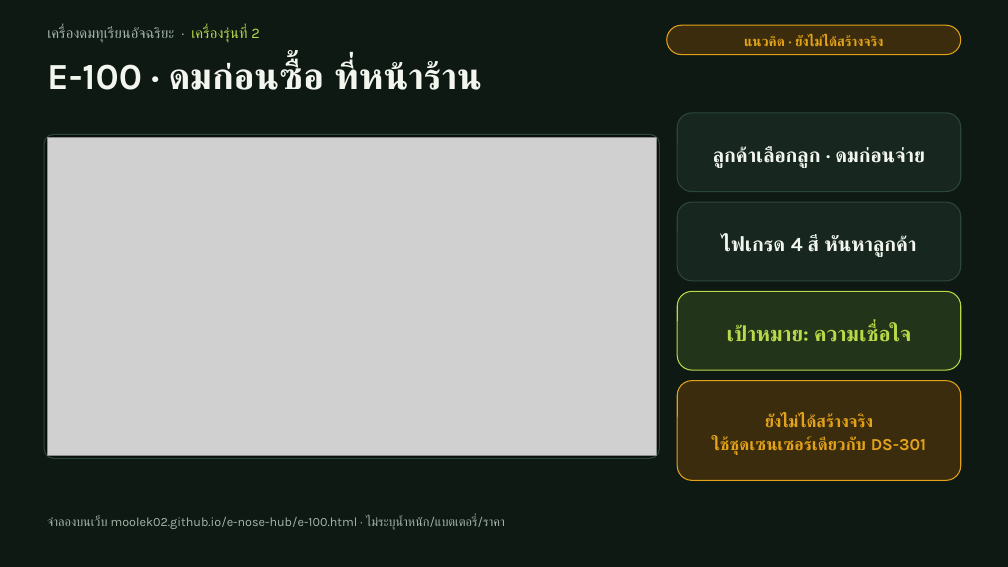
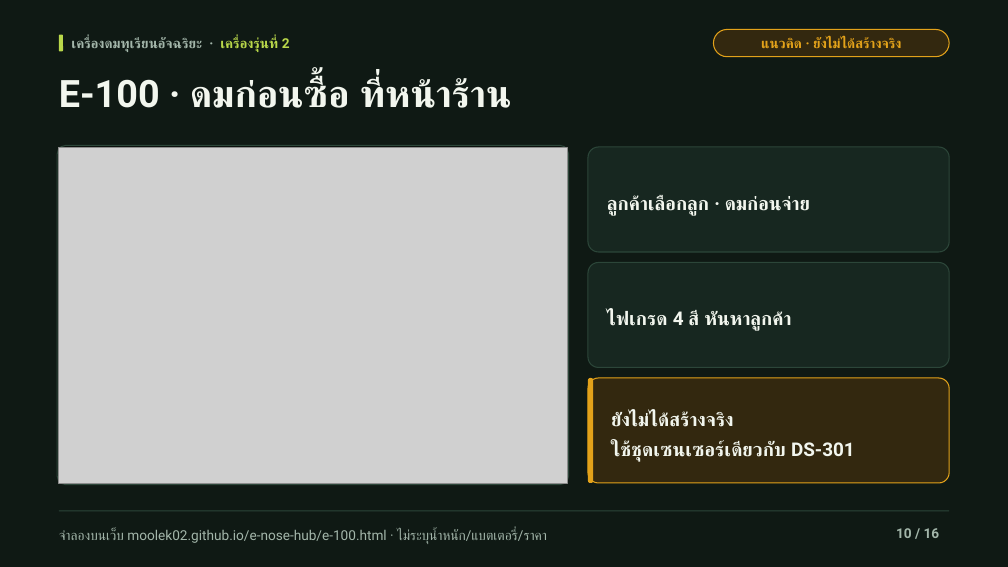
Before and after one commit to moolek02/e-nose-hub, a slide deck: slide 10 of docs/e-nose-pitch-deck-v2.pptx. Drawn at 1008x567 pixels with LibreOffice and Linux fonts; fonts in the diff are those of the drawing; grey boxes stand for pictures. Boxes give left, top, right and bottom in pixels: in the first picture for what was removed or moved away, otherwise in the second. Text is boxed around its words. In the diff, an @@ line names an element or a change of style, - is before the commit and + after.

```diff
--- a/docs/e-nose-pitch-deck-v2.pptx
+++ b/docs/e-nose-pitch-deck-v2.pptx
@@ text "แนวคิด · ยังไม่ได้สร้างจริง": place and size @@
-text "แนวคิด · ยังไม่ได้สร้างจริง" at [744, 35, 884, 46]
+text "แนวคิด · ยังไม่ได้สร้างจริง" at [761, 37, 902, 48]
@@ text "แนวคิด · ยังไม่ได้สร้างจริง" at [761, 37, 902, 48]: font Karla to Roboto; line spacing 1.15 to 1 @@
@@ rounded rectangle: place and size @@
-rounded rectangle at [667, 25, 961, 54]
+rounded rectangle at [714, 29, 950, 57]
@@ rounded rectangle at [714, 29, 950, 57]: fill #3A2C0C to #33280F @@
@@ rounded rectangle added at [59, 35, 64, 51], fill #B9D84A @@
@@ text "เครื่องดมทุเรียนอัจฉริยะ · เครื่องรุ่นที่ 2": place and size @@
-text "เครื่องดมทุเรียนอัจฉริยะ · เครื่องรุ่นที่ 2" at [47, 26, 260, 43]
+text "เครื่องดมทุเรียนอัจฉริยะ · เครื่องรุ่นที่ 2" at [71, 37, 290, 52]
@@ text "เครื่องดมทุเรียนอัจฉริยะ · เครื่องรุ่นที่ 2" at [71, 37, 290, 52]: size 14 to 13 pt, font Karla to Roboto, bold on; line spacing 1.15 to 1; vertical alignment top to middle @@
@@ text "E-100 · ดมก่อนซื้อ ที่หน้าร้าน": place and size @@
-text "E-100 · ดมก่อนซื้อ ที่หน้าร้าน" at [47, 60, 482, 90]
+text "E-100 · ดมก่อนซื้อ ที่หน้าร้าน" at [59, 78, 512, 108]
@@ text "E-100 · ดมก่อนซื้อ ที่หน้าร้าน" at [59, 78, 512, 108]: size 35 to 36 pt, font Karla to Roboto; vertical alignment top to middle @@
@@ rounded rectangle removed at [678, 113, 961, 191] @@
@@ rounded rectangle: place and size @@
-rounded rectangle at [44, 135, 659, 458]
+rounded rectangle at [57, 145, 569, 485]
@@ rounded rectangle at [57, 145, 569, 485]: proportions changed @@
@@ picture: place and size @@
-picture at [47, 138, 656, 455]
+picture at [59, 147, 567, 482]
@@ rounded rectangle at [588, 147, 950, 252]: proportions changed @@
@@ rounded rectangle: place and size @@
-rounded rectangle at [678, 202, 961, 281]
+rounded rectangle at [588, 147, 950, 252]
@@ text "ลูกค้าเลือกลูก · ดมก่อนจ่าย": place and size @@
-text "ลูกค้าเลือกลูก · ดมก่อนจ่าย" at [713, 146, 925, 168]
+text "ลูกค้าเลือกลูก · ดมก่อนจ่าย" at [607, 195, 810, 216]
@@ text "ลูกค้าเลือกลูก · ดมก่อนจ่าย" at [607, 195, 810, 216]: size 19 to 18 pt, font Karla to Roboto; alignment centre to left; line spacing 1.15 to 1.3 @@
@@ rounded rectangle: place and size @@
-rounded rectangle at [678, 291, 961, 370]
+rounded rectangle at [588, 262, 950, 368]
@@ rounded rectangle at [588, 262, 950, 368]: fill #22351A to #172720; outline #B9D84A 1 pt to #2C4639 1 pt; proportions changed @@
@@ text "ไฟเกรด 4 สี หันหาลูกค้า" at [607, 311, 791, 331]: size 19 to 18 pt, font Karla to Roboto; alignment centre to left; line spacing 1.15 to 1.3 @@
@@ text "ไฟเกรด 4 สี หันหาลูกค้า": place and size @@
-text "ไฟเกรด 4 สี หันหาลูกค้า" at [721, 235, 916, 257]
+text "ไฟเกรด 4 สี หันหาลูกค้า" at [607, 311, 791, 331]
@@ text removed at [727, 324, 911, 342] @@
-เป้าหมาย: ความเชื่อใจ
@@ rounded rectangle: place and size @@
-rounded rectangle at [678, 380, 961, 480]
+rounded rectangle at [588, 378, 950, 483]
@@ rounded rectangle at [588, 378, 950, 483]: fill #3A2C0C to #33280F; proportions changed @@
@@ rounded rectangle added at [588, 378, 594, 483], fill #E3A21A @@
@@ text "ยังไม่ได้สร้างจริง": place and size @@
-text "ยังไม่ได้สร้างจริง" at [712, 414, 926, 455]
+text "ยังไม่ได้สร้างจริง" at [611, 412, 855, 462]
@@ text "ยังไม่ได้สร้างจริง" at [611, 412, 855, 462]: size 16 to 18 pt, font Karla to Roboto, text colour #E3A21A to #F2F6EE; alignment centre to left; line spacing 1.15 to 1.3 @@
@@ text "จำลองบนเว็บ moolek02.github.io/e-nose-hub/e-100.html · ไม่ระ ...": place and size @@
-text "จำลองบนเว็บ moolek02.github.io/e-nose-hub/e-100.html · ไม่ระ ..." at [47, 516, 505, 530]
+text "จำลองบนเว็บ moolek02.github.io/e-nose-hub/e-100.html · ไม่ระ ..." at [59, 529, 547, 544]
@@ text "จำลองบนเว็บ moolek02.github.io/e-nose-hub/e-100.html · ไม่ระ ..." at [59, 529, 547, 544]: size 12 to 13 pt, font Karla to Roboto; vertical alignment top to middle @@
@@ rounded rectangle added at [59, 510, 950, 511], fill #2C4639 @@
@@ text added at [896, 528, 940, 538], 13 pt, text #A3B6AA, bold @@
+10 / 16
```
Also in this commit, not shown: 15 other slides changed, 8 other files.
